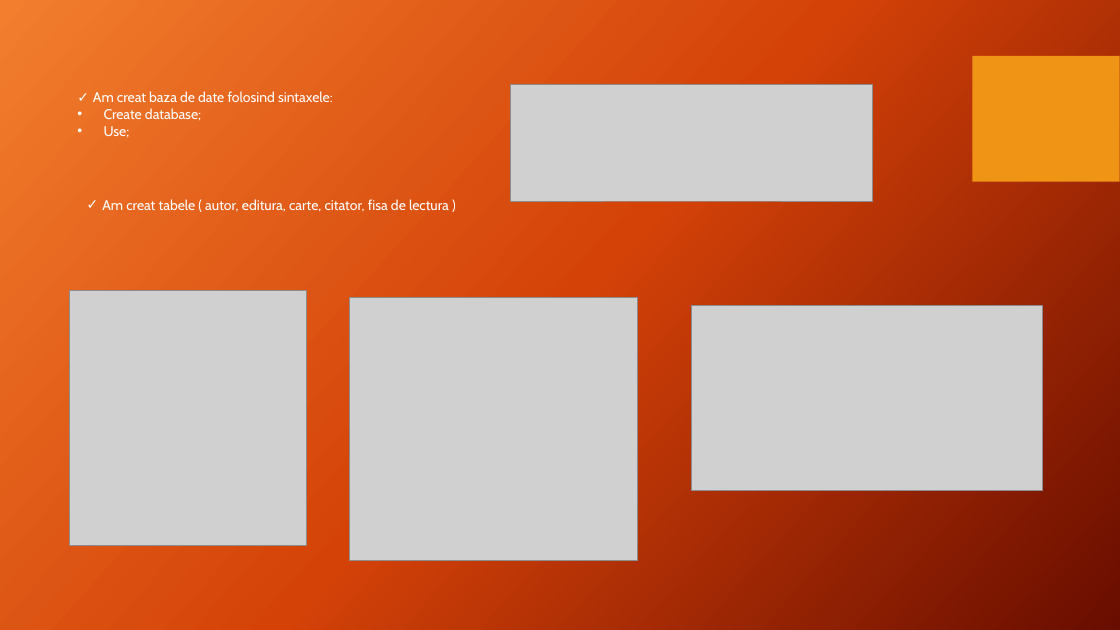
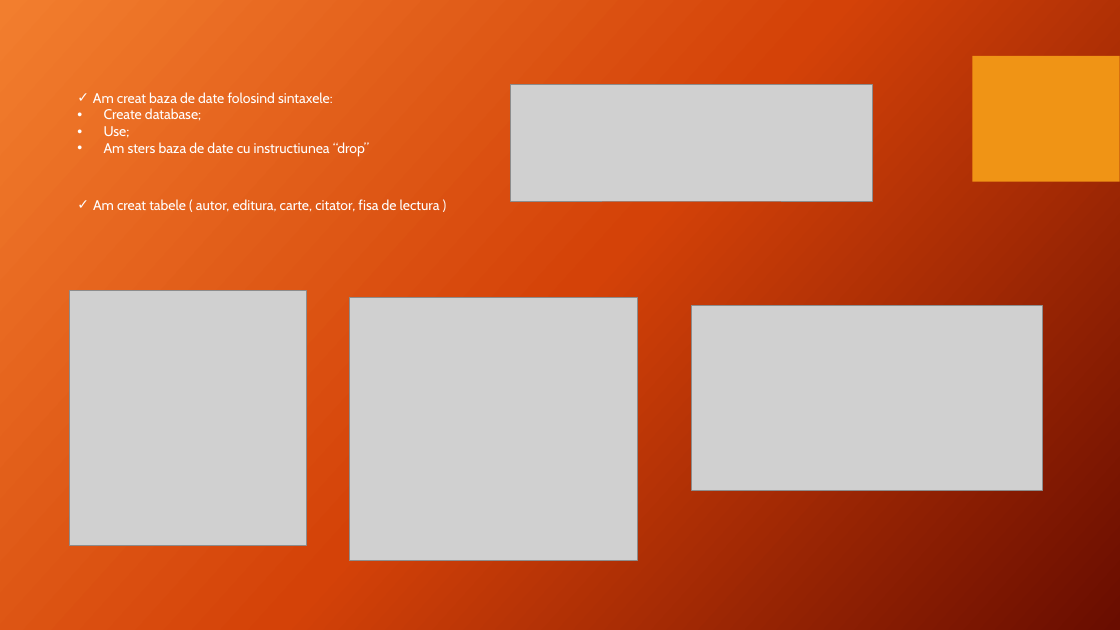
Before and after one commit to Nicoleta-24/proiect_testare, a slide deck: slide 8 of Proiect final.pptx. Drawn at 1120x630 pixels with LibreOffice and Linux fonts; fonts in the diff are those of the drawing; grey boxes stand for pictures; background and template pictures are left out. Boxes give left, top, right and bottom in pixels: in the first picture for what was removed or moved away, otherwise in the second. Text is boxed around its words. In the diff, an @@ line names an element or a change of style, - is before the commit and + after.

```diff
--- a/Proiect final.pptx
+++ b/Proiect final.pptx
@@ text "Am creat baza de date ..." at (93,92,369,157): vertical alignment top to middle @@
@@ text at (104,142,369,157): paragraph added @@
+• Am sters baza de date cu instructiunea “drop”
@@ text "Am creat tabele ( autor, ...": place and size @@
-text "Am creat tabele ( autor, ..." at (102,199,449,212)
+text "Am creat tabele ( autor, ..." at (93,199,440,212)
```
Also in this commit, not shown: 10 other slides changed, 1 slide added, 1 slide removed, 1 other file.
